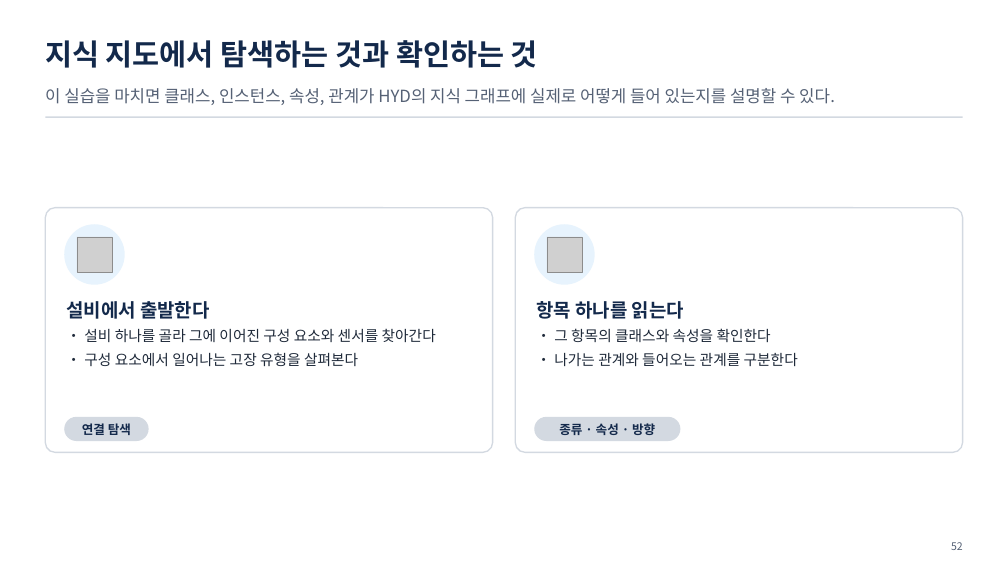
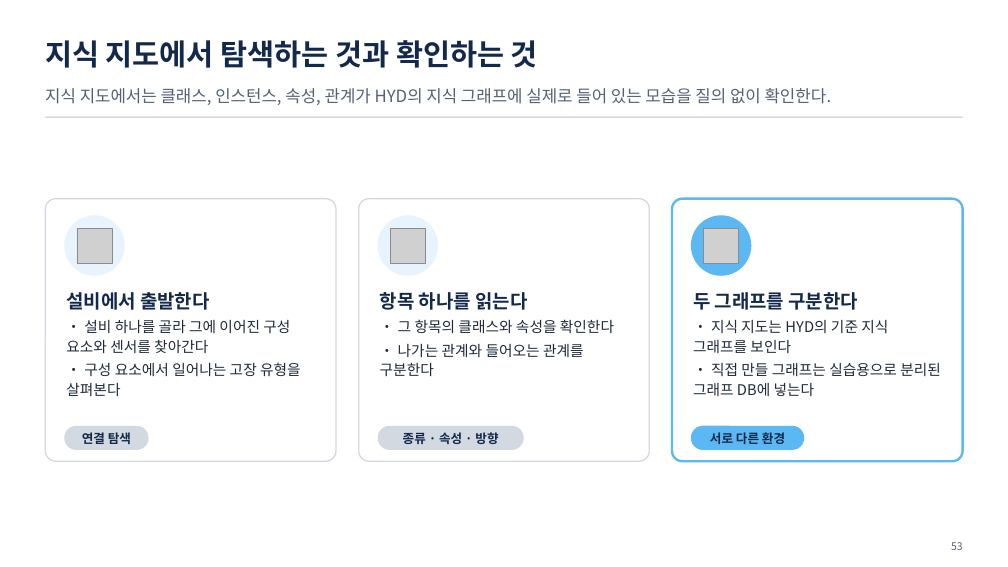
Before and after one commit to uengine-oss/hyd-iot-edu, a slide deck: slide 53 of docs/교재/실전반/02일차/실전반_02일차.pptx (slide 52 before the commit). Drawn at 1008x567 pixels with LibreOffice and Linux fonts; fonts in the diff are those of the drawing; grey boxes stand for pictures. Boxes give left, top, right and bottom in pixels: in the first picture for what was removed or moved away, otherwise in the second. Text is boxed around its words. In the diff, an @@ line names an element or a change of style, - is before the commit and + after.

```diff
--- a/docs/교재/실전반/02일차/실전반_02일차.pptx
+++ b/docs/교재/실전반/02일차/실전반_02일차.pptx
@@ text at [45,88,832,105]: text changed @@
-이 실습을 마치면 클래스, 인스턴스, 속성, 관계가 HYD의 지식 그래프에 실제로 어떻게 들어 있는지를 설명할 수 있다.
+지식 지도에서는 클래스, 인스턴스, 속성, 관계가 HYD의 지식 그래프에 실제로 들어 있는 모습을 질의 없이 확인한다.
@@ rounded rectangle: place and size @@
-rounded rectangle at [45,208,493,453]
+rounded rectangle at [45,199,336,461]
@@ rounded rectangle: place and size @@
-rounded rectangle at [516,208,963,453]
+rounded rectangle at [358,199,649,461]
@@ rounded rectangle added at [672,199,963,461], fill #FFFFFF, outline #5CB8F2 2.25 pt @@
@@ ellipse: place and size @@
-ellipse at [64,225,125,285]
+ellipse at [64,216,125,276]
@@ picture: place and size @@
-picture at [77,237,112,271]
+picture at [77,228,112,263]
@@ ellipse: place and size @@
-ellipse at [535,225,595,285]
+ellipse at [377,216,438,276]
@@ picture: place and size @@
-picture at [547,237,582,271]
+picture at [390,228,425,263]
@@ ellipse added at [691,216,752,276], fill #5CB8F2 @@
@@ picture added at [704,228,739,263] @@
@@ text "설비에서 출발한다" rewrapped from [66,301,436,366] to [66,292,301,396] @@
@@ text "항목 하나를 읽는다" rewrapped from [536,301,798,366] to [380,292,614,376] @@
@@ text added at [693,292,941,396], 14 pt, text #1F2A3A @@
+두 그래프를 구분한다
+• 지식 지도는 HYD의 기준 지식 그래프를 보인다
+• 직접 만들 그래프는 실습용으로 분리된 그래프 DB에 넣는다
@@ text "연결 탐색": place and size @@
-text "연결 탐색" at [82,423,131,435]
+text "연결 탐색" at [82,432,131,444]
@@ rounded rectangle: place and size @@
-rounded rectangle at [64,417,149,441]
+rounded rectangle at [64,426,149,450]
@@ text "종류 · 속성 · 방향": place and size @@
-text "종류 · 속성 · 방향" at [559,423,655,435]
+text "종류 · 속성 · 방향" at [403,432,498,444]
@@ rounded rectangle: place and size @@
-rounded rectangle at [535,417,681,441]
+rounded rectangle at [377,426,523,450]
@@ rounded rectangle added at [691,426,805,450], fill #5CB8F2 @@
@@ text added at [710,432,785,444], 12 pt, text #13294B, bold @@
+서로 다른 환경
```
Also in this commit, not shown: 22 other slides changed, 1 slide added, 1 slide removed, 27 other files.
